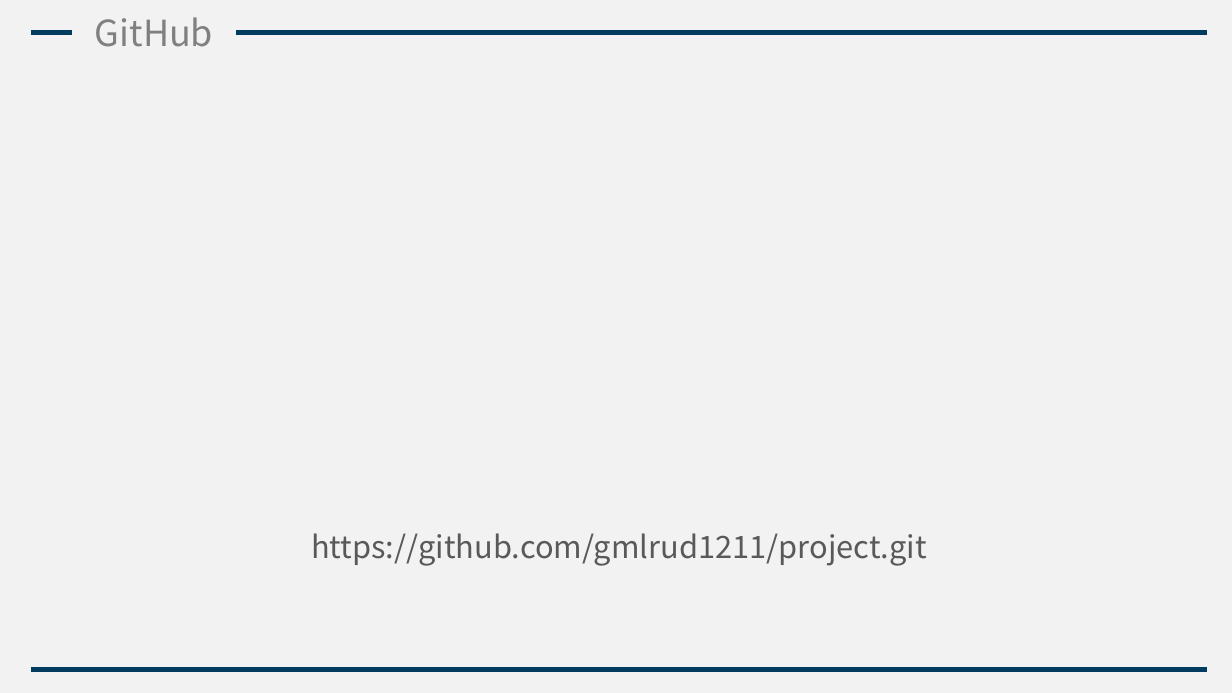
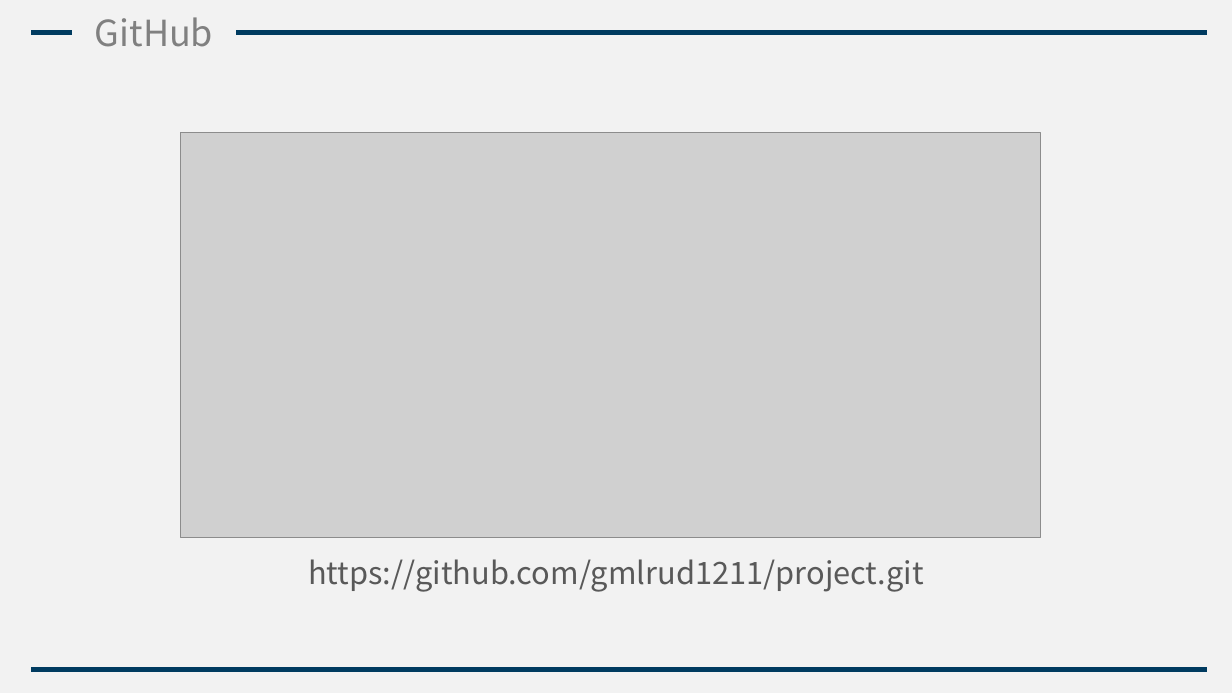
Before and after one commit to gmlrud1211/project, a slide deck: slide 20 of 제안서.pptx. Drawn at 1232x693 pixels with LibreOffice and Linux fonts; fonts in the diff are those of the drawing; grey boxes stand for pictures. Boxes give left, top, right and bottom in pixels: in the first picture for what was removed or moved away, otherwise in the second. Text is boxed around its words. In the diff, an @@ line names an element or a change of style, - is before the commit and + after.

Commit message:
project commit1

```diff
--- a/제안서.pptx
+++ b/제안서.pptx
@@ picture added at [180, 133, 1041, 538] @@
@@ text "https://github.com/gmlrud1211/project.git": place and size @@
-text "https://github.com/gmlrud1211/project.git" at [311, 533, 927, 566]
+text "https://github.com/gmlrud1211/project.git" at [308, 559, 924, 592]
```
Also in this commit, not shown: 1 other file.
